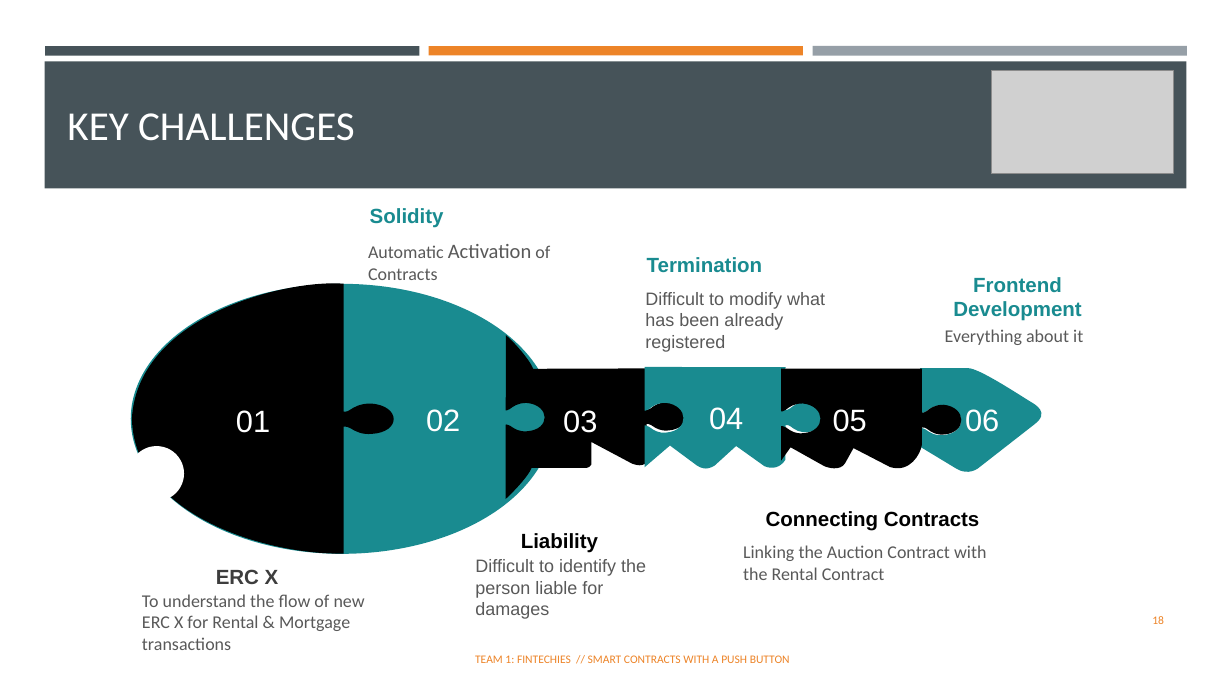
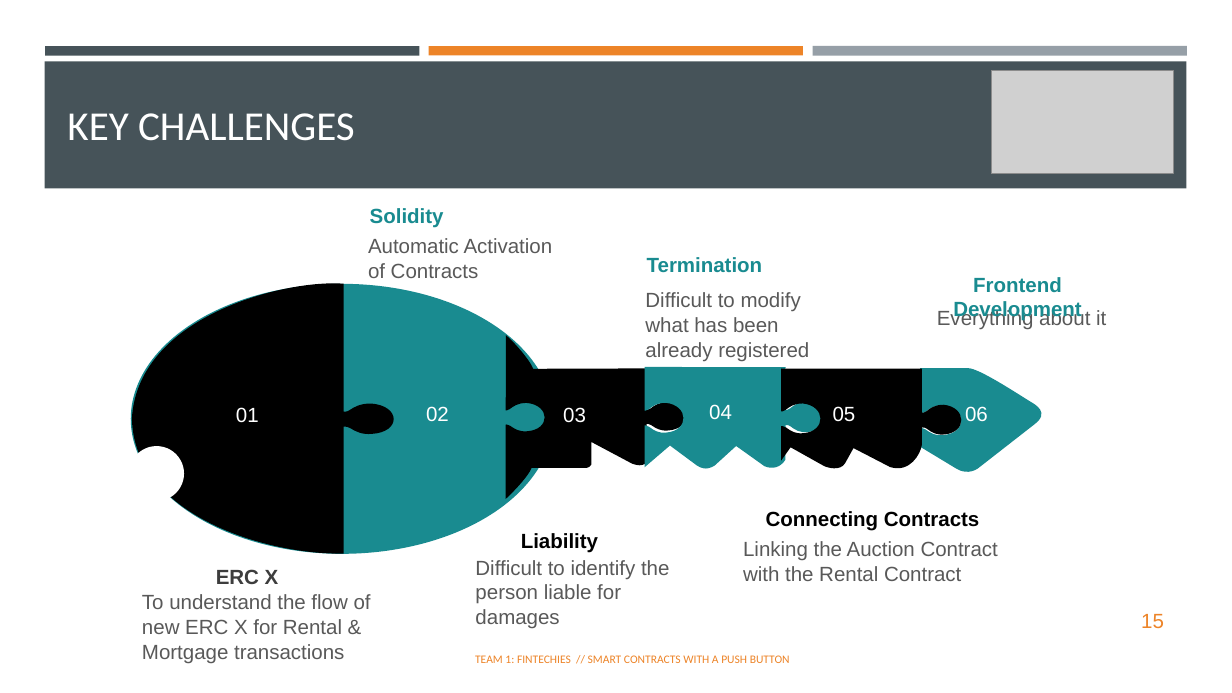
Before and after one commit to maitree7/BlocHome_DeFi, a slide deck: slide 15 of Presentation/Bloc_Home_20201012.pptx (slide 18 before the commit). Drawn at 1232x693 pixels with LibreOffice and Linux fonts; fonts in the diff are those of the drawing; grey boxes stand for pictures. Boxes give left, top, right and bottom in pixels: in the first picture for what was removed or moved away, otherwise in the second. Text is boxed around its words. In the diff, an @@ line names an element or a change of style, - is before the commit and + after.

```diff
--- a/Presentation/Bloc_Home_20201012.pptx
+++ b/Presentation/Bloc_Home_20201012.pptx
@@ text "Automatic Activation of Contracts" at bbox=[368, 238, 553, 278]: size 14 to 16 pt in "Automatic of Contracts"; font Calibri to Arial @@
@@ text "Difficult to modify what has ..." at bbox=[645, 292, 809, 361]: size 14 to 16 pt @@
@@ size 14 to 16 pt, font Calibri to Arial in 3 elements at bbox=[142, 594, 371, 664], bbox=[743, 541, 998, 581], bbox=[937, 309, 1106, 329] @@
@@ text "Everything about it": place and size @@
-text "Everything about it" at bbox=[945, 329, 1083, 345]
+text "Everything about it" at bbox=[937, 309, 1106, 329]
@@ size 24 to 16 pt in 6 elements at bbox=[236, 407, 259, 423], bbox=[426, 406, 449, 421], bbox=[563, 407, 586, 423], bbox=[709, 404, 732, 419], bbox=[833, 406, 856, 422], bbox=[965, 406, 988, 421] @@
@@ text "Difficult to identify the person ..." at bbox=[475, 560, 669, 628]: size 14 to 16 pt @@
@@ page number at bbox=[1141, 614, 1164, 628]: text changed; size 9 to 16 pt; font Calibri to Arial @@
-18
+15
```
Also in this commit, not shown: 11 other slides changed, 3 slides removed, 3 other files.
